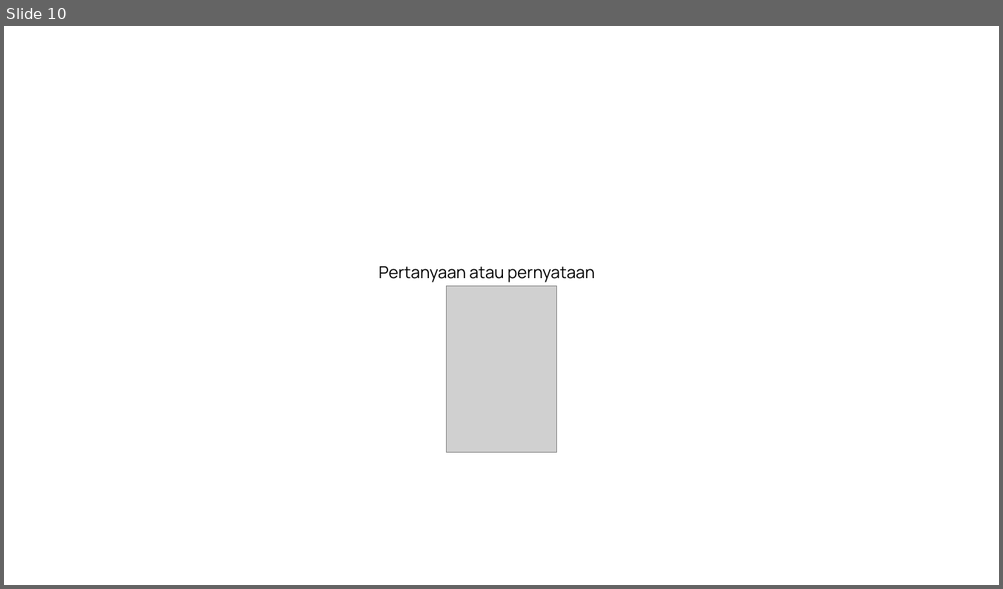
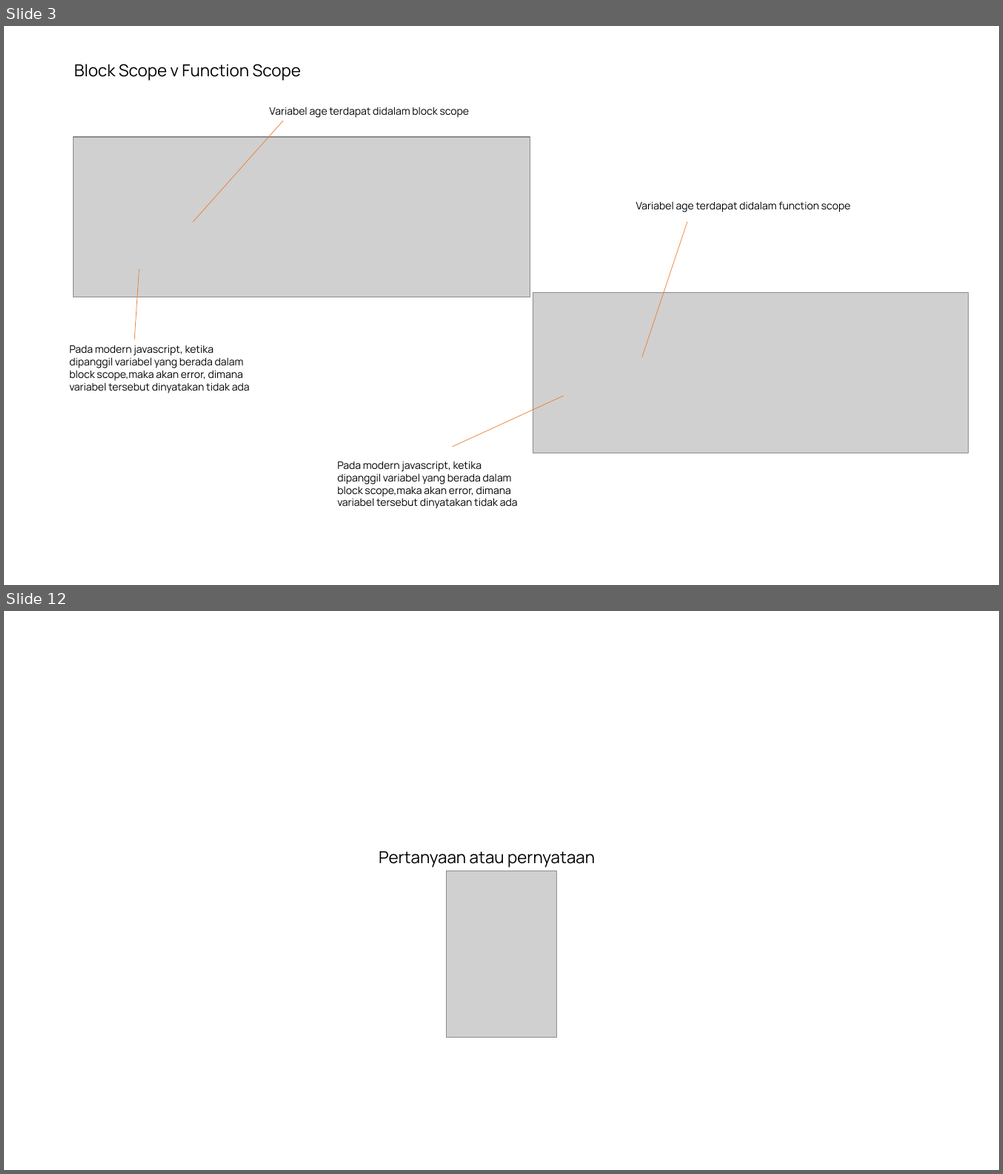
Before and after one commit to saddam-satria/learning-material, a slide deck: march/week-1/meeting-2/PPT.pptx. Shown one above the other, each under a label of ours: slide 10 before the commit, slides 3 and 12 after it; the slides between them are not shown. The pictures are 1003x589 and 1003x1174 pixels, drawn with LibreOffice and Linux fonts; fonts in the diff are those of the drawing; grey boxes stand for pictures. Boxes give left, top, right and bottom in pixels: in the first picture for what was removed or moved away, otherwise in the second. Text is boxed around its words. In the diff, an @@ line names an element or a change of style, - is before the commit and + after.

```diff
--- a/march/week-1/meeting-2/PPT.pptx
+++ b/march/week-1/meeting-2/PPT.pptx
@@ slide 3 added at [4, 26, 999, 585], background #FFFFFF @@
@@ text added at [74, 64, 301, 81], 16 pt, text #000000 @@
+Block Scope v Function Scope
@@ text added at [636, 201, 851, 212], 10 pt, text #000000 @@
+Variabel age terdapat didalam function scope
@@ line added from (642, 358) to (688, 222), #ED7D31 0.5 pt @@
@@ picture added at [533, 293, 968, 454] @@
@@ group added at [69, 107, 530, 394]: 2 lines, 2 texts, 1 picture @@
+Variabel age terdapat didalam block scope
+Pada modern javascript, ketika dipanggil variabel yang berada dalam block scope,maka akan error, dimana variabel tersebut dinyatakan tidak ada
@@ line added from (452, 447) to (563, 396), #ED7D31 0.5 pt @@
@@ text added at [337, 462, 518, 509], 10 pt, text #000000 @@
+Pada modern javascript, ketika dipanggil variabel yang berada dalam block scope,maka akan error, dimana variabel tersebut dinyatakan tidak ada
@@ what was slide 10 is now slide 12 @@
```
Also in this commit, not shown: 9 slides changed, 1 other slide added, 9 other files.
